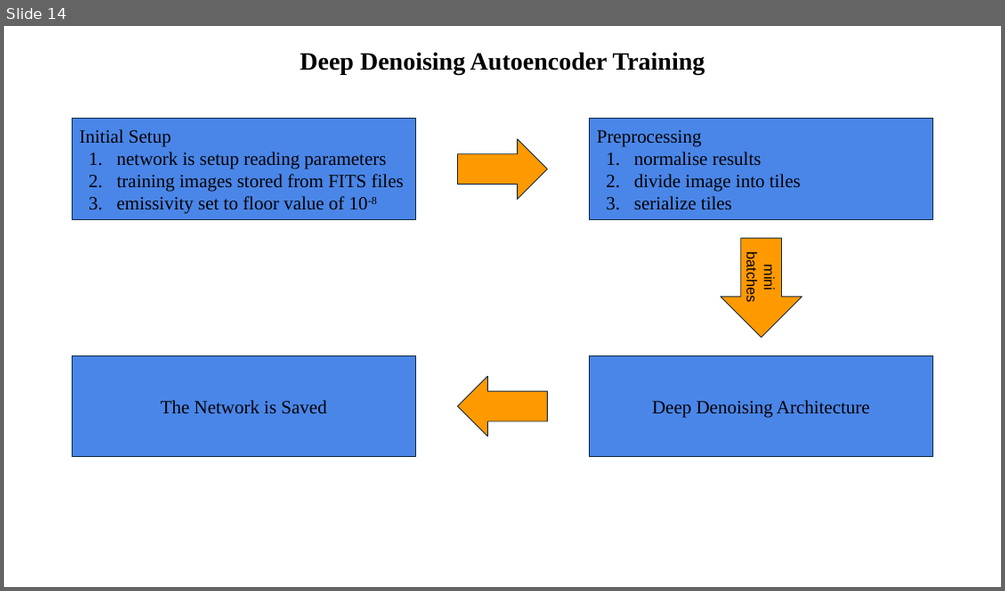
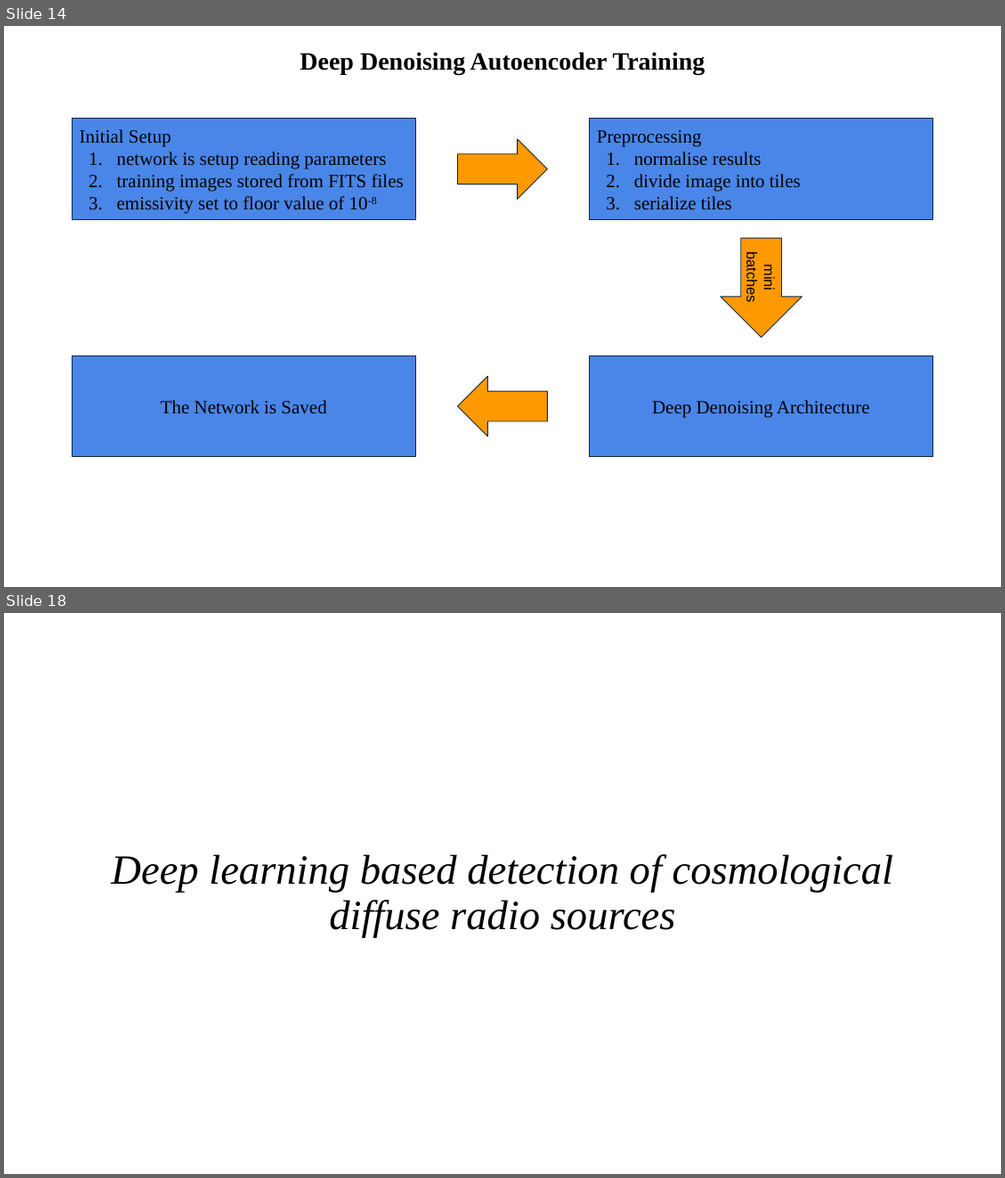
Before and after one commit to Tazering/Research, a slide deck: fox_multimessenger-astronomy/documentation/Model Architectures.pptx. Shown one above the other, each under a label of ours: slide 14 before the commit, slides 14 and 18 after it; the slides between them are not shown. The pictures are 1005x591 and 1005x1178 pixels, drawn with LibreOffice and Linux fonts; fonts in the diff are those of the drawing. Boxes give left, top, right and bottom in pixels: in the first picture for what was removed or moved away, otherwise in the second. Text is boxed around its words. In the diff, an @@ line names an element or a change of style, - is before the commit and + after.

```diff
--- a/fox_multimessenger-astronomy/documentation/Model Architectures.pptx
+++ b/fox_multimessenger-astronomy/documentation/Model Architectures.pptx
@@ slide 18 added at (x1=4, y1=613, x2=1001, y2=1174), background #FFFFFF @@
@@ title added at (x1=111, y1=854, x2=893, y2=938), 40 pt, text #000000, italic @@
+Deep learning based detection of cosmological diffuse radio sources
```
Also in this commit, not shown: 4 other slides added, 3 other files.
